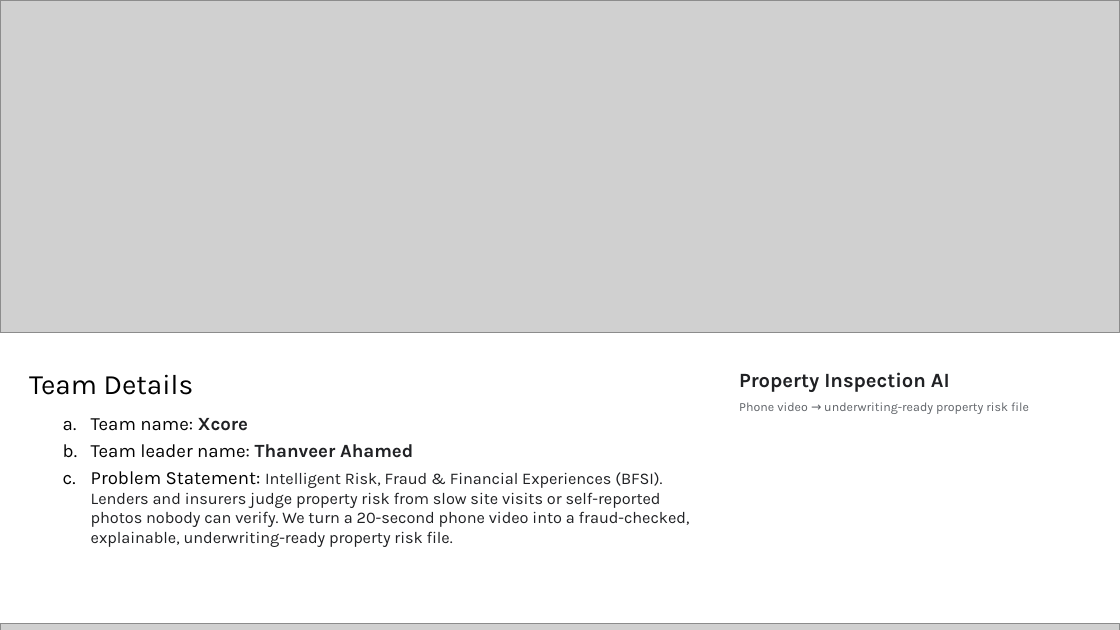
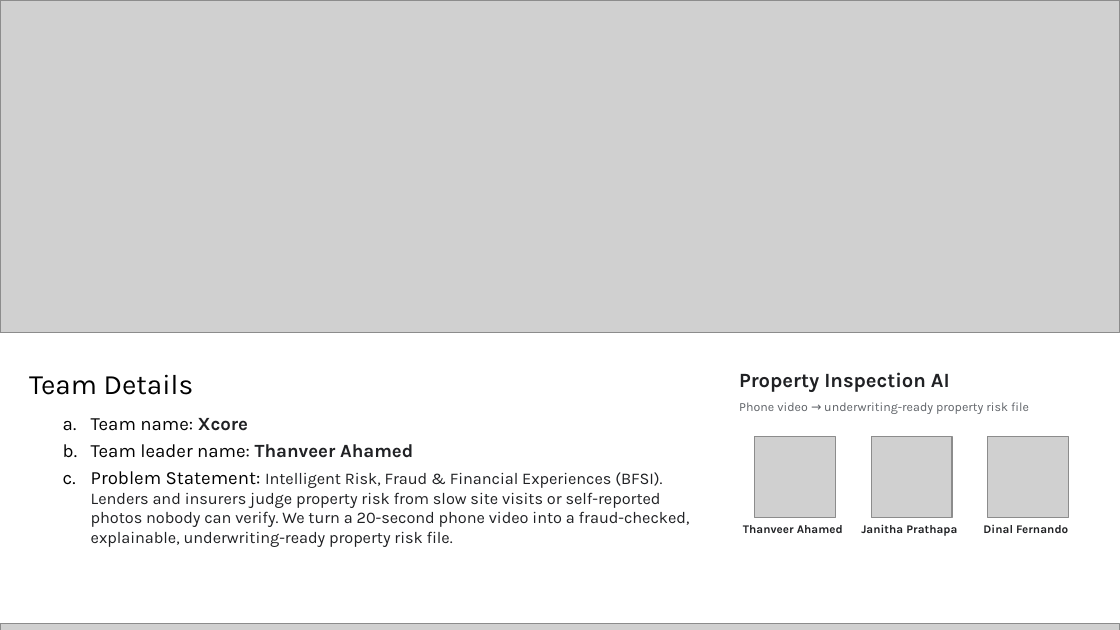
Before and after one commit to XCore-Lab/property-inspection-ai, a slide deck: slide 1 of docs/pitch-deck/Property_Inspection_AI_Submission_Xcore.pptx. Drawn at 1120x630 pixels with LibreOffice and Linux fonts; fonts in the diff are those of the drawing; grey boxes stand for pictures. Boxes give left, top, right and bottom in pixels: in the first picture for what was removed or moved away, otherwise in the second. Text is boxed around its words. In the diff, an @@ line names an element or a change of style, - is before the commit and + after.

Commit message:
Restore team photos and names on the submission deck's Team Details slide (no role labels)

```diff
--- a/docs/pitch-deck/Property_Inspection_AI_Submission_Xcore.pptx
+++ b/docs/pitch-deck/Property_Inspection_AI_Submission_Xcore.pptx
@@ picture added at [755, 437, 836, 517] @@
@@ picture added at [871, 437, 952, 517] @@
@@ picture added at [988, 437, 1068, 517] @@
@@ text added at [743, 525, 843, 533], 7.5 pt, text #202124, bold @@
+Thanveer Ahamed
@@ text added at [861, 524, 957, 536], 7.5 pt, text #202124, bold @@
+Janitha Prathapa
@@ text added at [983, 525, 1068, 533], 7.5 pt, text #202124, bold @@
+Dinal Fernando
```
